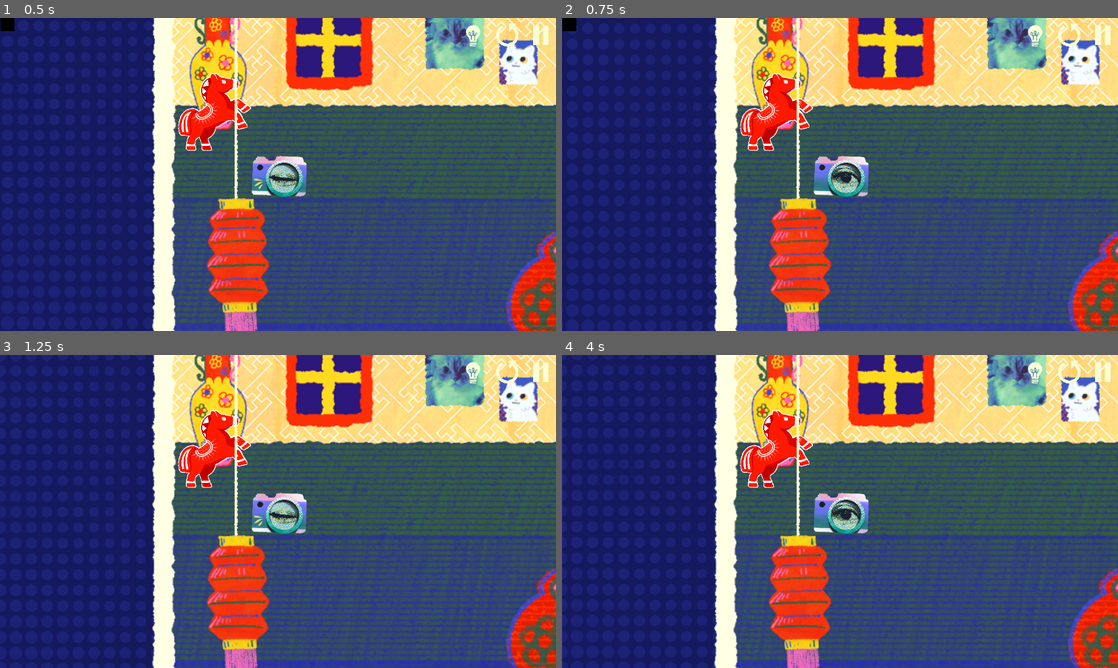
Above: before the commit, frames 1-4 (two rows, left to right).
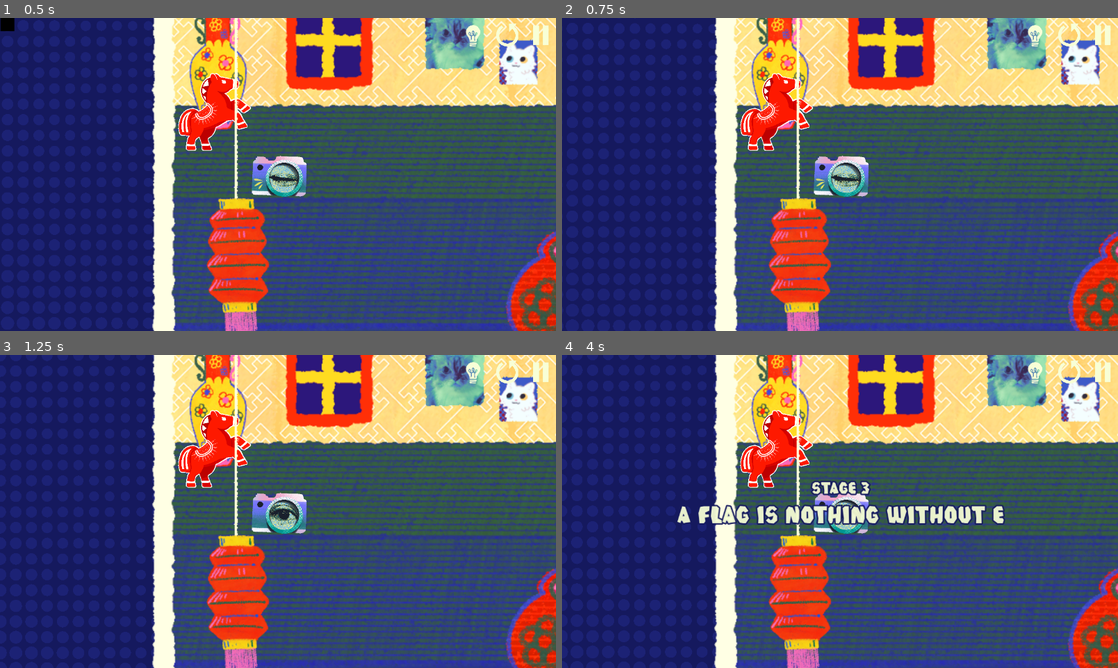
Above: after the commit, the same moments.

Repository: MRafliRasyiidin/nothing-works-as-expected
Game: Godot game, scene res://scenes/stages/3/stage_3.tscn
The game is run twice, just before and just after one commit, with the same random seed, the same clock (stepped at 60 frames per second) and the same inputs. This scene is started directly instead of the project's main scene. Video files are missing from this copy of the repository; at most half a second of black plays in their place.
Inputs (mouse positions are in pixels of both pictures, inside the frame that each line leads up to):
- Up to frame 1 (0.5 s): no input
- Up to frame 2 (0.75 s): click (1067, 33) at 0.52 s
- Up to frame 3 (1.25 s): no input
- Up to frame 4 (4 s): click (1067, 370) at 1.27 s; click (1067, 370) at 2.02 s; move the mouse to (962, 495) at 2.77 s; press the mouse at (962, 495) at 2.78 s; hold D (right) 2.78-3.53 s; tap E (submit) at 3.05, 3.6 s; move the mouse to (728, 527) at 3.52 s; release the mouse at (728, 527) at 3.53 s; hold S (down) from 3.53 s (still down); click (728, 527) at 3.8 s

Frame 1 is identical in both runs. In frame 2, 0.4% of the frame differs, in the area x 0-54%, y 0-56%; in frame 3, 0.3%; in frame 4, 3.2%, in the area x 20-80%, y 40-55%.

Commit message:
feat: add hints

Diff:
--- a/scenes/flag/flag.gd
+++ b/scenes/flag/flag.gd
@@ -20,7 +20,6 @@
 	if body.name == "Player":
 		can_move = false
 	if (body.name == "Player" and not can_move and is_completed) or (body.name == "Hand"):
-		print('hohhoohohoho')
 		button_texture.show()
 
 func _on_visible_on_screen_notifier_2d_screen_exited() -> void:
--- a/scenes/main_menu/main_menu.gd
+++ b/scenes/main_menu/main_menu.gd
@@ -78,7 +78,6 @@
 
 func on_exit_pressed() -> void:
 	#AudioController.play_click()
-	print('herweasdasd')
 	get_tree().quit()
 
 func on_leaderboard_pressed() -> void:
--- a/scenes/stages/2/stage_ui.gd
+++ b/scenes/stages/2/stage_ui.gd
@@ -38,7 +38,6 @@
 	options_menu.show()
 
 func _on_fullscreen_pressed(toggled_on: bool):
-	print('ayay')
 	if toggled_on:
 		DisplayServer.window_set_mode(DisplayServer.WINDOW_MODE_EXCLUSIVE_FULLSCREEN)
 	else:
@@ -67,11 +66,9 @@
 	hint.hide()
 
 func _on_timer_timeout():
-	print('ayaamam')
 	if current_hint < len(GameState.hints[GameState.current_stage]):
 		current_hint += 1
 		await display_new_hint()
-		print('ayayayaay')
 
 func display_new_hint():
 	$StageIntro.show()
--- a/scenes/stages/2/stage_ui.tscn
+++ b/scenes/stages/2/stage_ui.tscn
@@ -314,6 +314,7 @@
 [node name="Hint" type="Control" parent="."]
 process_mode = 3
 visible = false
+z_index = 5
 layout_mode = 1
 anchors_preset = 15
 anchor_right = 1.0
@@ -375,7 +376,7 @@
 texture_hover = ExtResource("14_ufvri")
 
 [node name="Timer" type="Timer" parent="."]
-wait_time = 10.0
+wait_time = 60.0
 autostart = true
 
 [node name="StageIntro" type="Control" parent="."]
@@ -407,9 +408,9 @@
 anchor_top = 0.5
 anchor_right = 0.5
 anchor_bottom = 0.5
-offset_left = -194.5
+offset_left = -428.0
 offset_top = -76.0
-offset_right = 194.5
+offset_right = 428.0
 offset_bottom = 76.0
 grow_horizontal = 2
 grow_vertical = 2
@@ -433,6 +434,7 @@
 theme_override_font_sizes/font_size = 52
 text = "Reach the Flag"
 horizontal_alignment = 1
+autowrap_mode = 2
 
 [node name="Label" type="Label" parent="StageIntro"]
 visible = false
--- a/scenes/stages/3/stage_3.gd
+++ b/scenes/stages/3/stage_3.gd
@@ -3,16 +3,20 @@
 @onready var camera: Camera2D = $RigidBody2D/Camera2D
 @onready var flag: Node2D = $Flag/Flag
 @onready var hint: Control = $StageIntro
-@onready var stage_ui = $StageUI
+@onready var stage_ui: Control = $RigidBody2D/StageUI
 @onready var transition: VideoStreamPlayer = $Transition
 @onready var e_texture: Sprite2D = $Node2D/Sprite2D
 @onready var e_img = preload("res://assets/stage/ui/E.png")
 @onready var e_img_hovered = preload("res://assets/stage/ui/E Ditekan.png")
+@onready var hint_button: TextureButton = $RigidBody2D/StageUI/HBoxContainer/HintButton
+@onready var retry_button: TextureButton = $RigidBody2D/StageUI/HBoxContainer/RetryButton
+@onready var pause_button: TextureButton = $RigidBody2D/StageUI/HBoxContainer/PauseButton
 
 var is_flag_in_frame: bool = false
 var is_item_in_frame: bool = false
 
 func _ready() -> void:
+	disable_button()
 	var path = get_tree().current_scene.scene_file_path
 	var file_name = path.get_file().get_basename()
 	var parts = file_name.split("_")
@@ -28,6 +32,7 @@
 		await show_hint()
 		GameState.is_start_stage = false
 		GameState.start_time = Time.get_ticks_msec()
+	enable_button()
 
 func _process(delta: float) -> void:
 	if is_flag_in_frame and is_item_in_frame:
@@ -79,3 +84,13 @@
 
 func _on_flag_area_exited():
 	e_texture.texture = e_img
+
+func disable_button():
+	hint_button.disabled = true
+	retry_button.disabled = true
+	pause_button.disabled = true
+
+func enable_button():
+	hint_button.disabled = false
+	retry_button.disabled = false
+	pause_button.disabled = false
--- a/scenes/stages/3/stage_3.tscn
+++ b/scenes/stages/3/stage_3.tscn
@@ -555,7 +555,7 @@
 texture_hover = ExtResource("23_bm81y")
 
 [node name="Timer" type="Timer" parent="RigidBody2D/StageUI"]
-wait_time = 10.0
+wait_time = 60.0
 autostart = true
 
 [node name="StageIntro" type="Control" parent="RigidBody2D/StageUI"]
@@ -587,9 +587,9 @@
 anchor_top = 0.5
 anchor_right = 0.5
 anchor_bottom = 0.5
-offset_left = -194.5
+offset_left = -428.0
 offset_top = -76.0
-offset_right = 194.5
+offset_right = 428.0
 offset_bottom = 76.0
 grow_horizontal = 2
 grow_vertical = 2
@@ -613,6 +613,7 @@
 theme_override_font_sizes/font_size = 52
 text = "Reach the Flag"
 horizontal_alignment = 1
+autowrap_mode = 2
 
 [node name="Label" type="Label" parent="RigidBody2D/StageUI/StageIntro"]
 visible = false
--- a/scenes/stages/4/stage_4.tscn
+++ b/scenes/stages/4/stage_4.tscn
@@ -97,7 +97,6 @@
 script = ExtResource("1_rdpil")
 
 [node name="Player" parent="." instance=ExtResource("1_q0yau")]
-visible = false
 z_index = 1
 position = Vector2(630, 407)
 
--- a/scenes/stages/5/stage_5.tscn
+++ b/scenes/stages/5/stage_5.tscn
@@ -14,9 +14,9 @@
 [ext_resource type="PackedScene" uid="uid://e0tiusshesp2" path="res://scenes/stages/stage_intro/stage_intro.tscn" id="10_xe64s"]
 [ext_resource type="PackedScene" uid="uid://cvchj3fvtsxu2" path="res://scenes/stages/2/stage_ui.tscn" id="11_udoku"]
 [ext_resource type="VideoStream" uid="uid://cm00bb7tt3n57" path="res://assets/transition/Transition.ogv" id="11_vtgqv"]
-[ext_resource type="Texture2D" uid="uid://cl8ksaie2wieb" path="res://assets/horse/portrait/IMG_6147.PNG" id="12_1cco7"]
-[ext_resource type="Texture2D" uid="uid://dbi65vn4swj7m" path="res://assets/horse/portrait/IMG_6145.PNG" id="13_2aub0"]
-[ext_resource type="Texture2D" uid="uid://cngrprj4arpv8" path="res://assets/horse/portrait/IMG_6146.PNG" id="14_m38eo"]
+[ext_resource type="Texture2D" uid="uid://ct6qw71x408pw" path="res://assets/horse/portrait/IMG_6164.PNG" id="13_1cco7"]
+[ext_resource type="Texture2D" uid="uid://drowfv22x0yfe" path="res://assets/horse/portrait/IMG_6166.PNG" id="13_m38eo"]
+[ext_resource type="Texture2D" uid="uid://d07egy8bk7ti6" path="res://assets/horse/portrait/IMG_6165.PNG" id="14_2aub0"]
 [ext_resource type="Texture2D" uid="uid://pfayya0wykp0" path="res://assets/hand/tangan angpao.png" id="15_1cco7"]
 
 [sub_resource type="RectangleShape2D" id="RectangleShape2D_e4ssd"]
@@ -59,7 +59,7 @@
 animations = [{
 "frames": [{
 "duration": 1.0,
-"texture": ExtResource("12_1cco7")
+"texture": ExtResource("13_m38eo")
 }],
 "loop": true,
 "name": &"happy",
@@ -67,10 +67,10 @@
 }, {
 "frames": [{
 "duration": 1.0,
-"texture": ExtResource("13_2aub0")
-}, {
-"duration": 1.0,
-"texture": ExtResource("14_m38eo")
+"texture": ExtResource("13_1cco7")
+}, {
+"duration": 1.0,
+"texture": ExtResource("14_2aub0")
 }],
 "loop": true,
 "name": &"idle",
@@ -144,7 +144,7 @@
 sprite_frames = SubResource("SpriteFrames_wicep")
 animation = &"idle"
 autoplay = "idle"
-frame_progress = 0.4207559
+frame_progress = 0.4841286
 
 [node name="Area2D" type="Area2D" parent="Cat"]
 
--- a/scenes/transition/save_name.gd
+++ b/scenes/transition/save_name.gd
@@ -1,8 +1,8 @@
 extends Control
 
 @onready var line_edit: LineEdit = $VBoxContainer/LineEdit
-@onready var submit_button: Button = $Submit
-@onready var exit_button: Button = $Exit
+@onready var submit_button: TextureButton = $Submit
+@onready var exit_button: TextureButton = $Exit
 
 func _ready():
 	line_edit.grab_focus()
--- a/scenes/transition/save_name.tscn
+++ b/scenes/transition/save_name.tscn
@@ -1,7 +1,13 @@
-[gd_scene load_steps=6 format=3 uid="uid://ct1pixf2ktb13"]
+[gd_scene load_steps=12 format=3 uid="uid://ct1pixf2ktb13"]
 
 [ext_resource type="Script" uid="uid://bsj2iy6iw1rq5" path="res://scenes/transition/save_name.gd" id="1_15buh"]
 [ext_resource type="FontFile" uid="uid://de4pwi8saajly" path="res://assets/font/Cuteoff.ttf" id="1_m22no"]
+[ext_resource type="PackedScene" uid="uid://b3g1w3ifhwgon" path="res://scenes/stages/bg/base_bg.tscn" id="2_87enm"]
+[ext_resource type="Texture2D" uid="uid://kx77to3pw41e" path="res://assets/leaderboard/kotak congrats.png" id="3_3vbi2"]
+[ext_resource type="Texture2D" uid="uid://du80hfcgemgp1" path="res://assets/leaderboard/save.PNG" id="4_1udhk"]
+[ext_resource type="Texture2D" uid="uid://dvs70tp0kn6p6" path="res://assets/leaderboard/save dipencet.PNG" id="5_vr8r1"]
+[ext_resource type="Texture2D" uid="uid://bcegtbx0vieuc" path="res://assets/leaderboard/back leaderboard.PNG" id="6_n3myr"]
+[ext_resource type="Texture2D" uid="uid://c2bsv82mdwol2" path="res://assets/leaderboard/back leaderboard hover.PNG" id="7_87enm"]
 
 [sub_resource type="StyleBoxEmpty" id="StyleBoxEmpty_m22no"]
 
@@ -18,14 +24,22 @@
 grow_vertical = 2
 script = ExtResource("1_15buh")
 
-[node name="ColorRect" type="ColorRect" parent="."]
+[node name="BaseBg" parent="." instance=ExtResource("2_87enm")]
+layout_mode = 1
+
+[node name="CongratsDiv" type="TextureRect" parent="."]
 layout_mode = 1
 anchors_preset = 15
 anchor_right = 1.0
 anchor_bottom = 1.0
+offset_left = 192.0
+offset_top = 80.0
+offset_right = 412.0
+offset_bottom = 259.0
 grow_horizontal = 2
 grow_vertical = 2
-color = Color(0.11764706, 0.13725491, 0.44313726, 1)
+scale = Vector2(0.6, 0.6)
+texture = ExtResource("3_3vbi2")
 
 [node name="VBoxContainer" type="VBoxContainer" parent="."]
 layout_mode = 1
@@ -34,61 +48,67 @@
 anchor_top = 0.5
 anchor_right = 0.5
 anchor_bottom = 0.5
-offset_left = -20.0
-offset_top = -20.0
-offset_right = 20.0
-offset_bottom = 20.0
+offset_left = -411.5
+offset_top = -148.5
+offset_right = 411.5
+offset_bottom = 133.5
 grow_horizontal = 2
 grow_vertical = 2
 theme_override_constants/separation = 30
 
 [node name="Header" type="Label" parent="VBoxContainer"]
 layout_mode = 2
+size_flags_horizontal = 4
+theme_override_colors/font_color = Color(0.30980393, 0, 0, 1)
 theme_override_fonts/font = ExtResource("1_m22no")
-theme_override_font_sizes/font_size = 40
-text = "Congratulations, you finished the game!"
+theme_override_font_sizes/font_size = 50
+text = "You finished the game!"
+
+[node name="MarginContainer" type="MarginContainer" parent="VBoxContainer"]
+layout_mode = 2
 
 [node name="EnterName" type="Label" parent="VBoxContainer"]
 layout_mode = 2
 size_flags_horizontal = 4
+theme_override_colors/font_color = Color(0.63529414, 0.8392157, 0.16078432, 1)
 theme_override_fonts/font = ExtResource("1_m22no")
-theme_override_font_sizes/font_size = 40
-text = "Enter Your Name:"
+theme_override_font_sizes/font_size = 50
+text = "Enter Your Name"
 
 [node name="LineEdit" type="LineEdit" parent="VBoxContainer"]
 layout_mode = 2
+theme_override_colors/font_color = Color(0.39607844, 0.38431373, 0.32156864, 1)
+theme_override_colors/font_placeholder_color = Color(0.69803923, 0.6901961, 0.57254905, 1)
 theme_override_fonts/font = ExtResource("1_m22no")
-theme_override_font_sizes/font_size = 40
+theme_override_font_sizes/font_size = 50
 theme_override_styles/normal = SubResource("StyleBoxEmpty_m22no")
 theme_override_styles/read_only = SubResource("StyleBoxEmpty_15buh")
 theme_override_styles/focus = SubResource("StyleBoxEmpty_3vbi2")
 placeholder_text = "Name"
 alignment = 1
 
-[node name="Exit" type="Button" parent="."]
+[node name="Submit" type="TextureButton" parent="."]
+layout_mode = 1
+anchors_preset = 7
+anchor_left = 0.5
+anchor_top = 1.0
+anchor_right = 0.5
+anchor_bottom = 1.0
+offset_left = -99.5
+offset_top = -178.0
+offset_right = 99.5
+offset_bottom = -59.0
+grow_horizontal = 2
+grow_vertical = 0
+texture_normal = ExtResource("4_1udhk")
+texture_hover = ExtResource("5_vr8r1")
+
+[node name="Exit" type="TextureButton" parent="."]
 layout_mode = 0
-offset_left = 33.0
-offset_top = 21.0
-offset_right = 136.0
-offset_bottom = 80.0
-theme_override_fonts/font = ExtResource("1_m22no")
-theme_override_font_sizes/font_size = 40
-text = "Back"
-
-[node name="Submit" type="Button" parent="."]
-layout_mode = 1
-anchors_preset = 3
-anchor_left = 1.0
-anchor_top = 1.0
-anchor_right = 1.0
-anchor_bottom = 1.0
-offset_left = -126.0
-offset_top = -85.0
-offset_right = -23.0
-offset_bottom = -26.0
-grow_horizontal = 0
-grow_vertical = 0
-theme_override_fonts/font = ExtResource("1_m22no")
-theme_override_font_sizes/font_size = 40
-text = "Save
-"
+offset_left = 11.000001
+offset_top = 11.000001
+offset_right = 210.0
+offset_bottom = 130.0
+scale = Vector2(0.8, 0.8)
+texture_normal = ExtResource("6_n3myr")
+texture_hover = ExtResource("7_87enm")
--- a/scripts/GameState.gd
+++ b/scripts/GameState.gd
@@ -50,11 +50,11 @@
 	}
 
 var hints := {
-	1: ["Capture the Flag"],
-	2: ["Finish When The Time Comes", "uh yes"],
-	3: ["A Flag Is Nothing Without E", "Flagged"],
-	4: ["Go Back In Time"],
-	5: ["She wants something..."],
+	1: ["Capture the flag", "Don’t let the flag leave", "Move the hand", "And capture the flag"],
+	2: ["Finish when the time comes", "Reduce the time", "Do something with the time bar", "Alright, just push the time bar to the left"],
+	3: ["A flag is nothing without E", "The flag and E are one", "Both must appear at once", "Oh my god, just make the flag and E appear in one frame"],
+	4: ["Go back in time", "Back to the start", "Undo?", "RESTART!"],
+	5: ["She wants something...", "Gong Xi Fa Cai!", "This stage is very easy, why did it take you so long?", "Bruh, just click the horse"],
 }
 
 func add_to_leaderboard():
Binary file removed: assets/horse/portrait/IMG_6145.PNG
Binary file removed: assets/horse/portrait/IMG_6146.PNG
Binary file removed: assets/horse/portrait/IMG_6147.PNG
Binary file added: assets/horse/portrait/IMG_6164.PNG
Not shown, added: assets/horse/portrait/IMG_6164.PNG.import
Binary file added: assets/horse/portrait/IMG_6165.PNG
Not shown, changed: assets/horse/portrait/IMG_6165.PNG.import
Binary file added: assets/horse/portrait/IMG_6166.PNG
Not shown, added: assets/horse/portrait/IMG_6166.PNG.import
Binary file added: assets/leaderboard/kotak congrats.png
Not shown, changed: assets/leaderboard/kotak congrats.png.import
Binary file added: assets/leaderboard/save dipencet.PNG
(and 3 more such lines)
